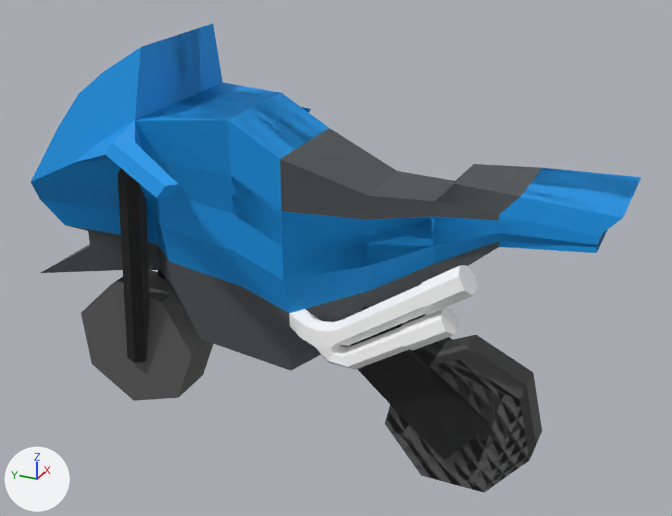
Renders of the FBX model Assets/3DModels/Vehicles/motorbike.fbx from each side of a commit.
Camera for both pictures: a 50 mm lens placed at (-2.72, -0.91, 2.27), pointed at (0.32, 0.46, 0.75). Lighting does not change. The marker at lower left points along +X, +Y and +Z. Where no turn or scale is listed for an object, it has been applied to the vertices. Vertices at the same position are counted once.
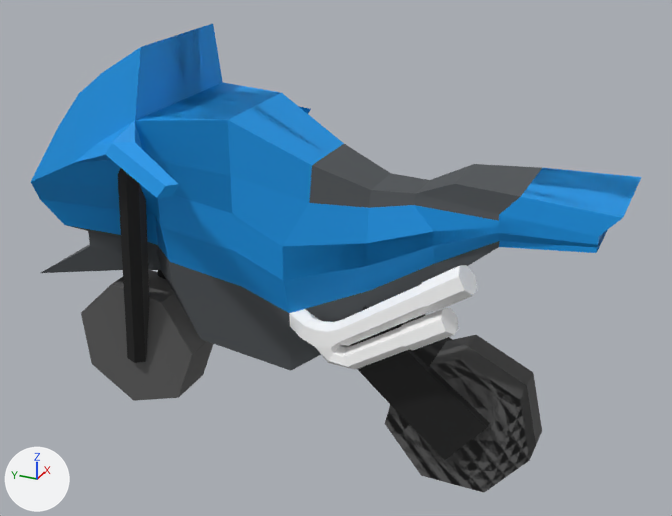
Commit message: update motorbike

The change in detail:
me_cylinder_004 is used by ob_cylinder_003; location (0.1, 0.801, 0.261).
me_cylinder_004 had 553 vertices, 494 faces and spanned x -0.37..0.71, y -1.42..0.98, z 0.07..1.32.
me_cylinder_004 now has 541 vertices, 480 faces and spans x -0.37..0.71, y -1.42..0.98, z 0.07..1.32.
Part 1, on me_cylinder_004:
29 vertices are removed from x -0.04..0.38, y -0.85..-0.04, z 0.72..0.96.
52 faces are deleted.
10 vertices move from x -0.04..0.38, y -0.79..-0.24, z 0.76..0.96 to x 0.0..0.34, y -0.7..-0.33, z 0.79..0.93.
17 vertices are added at x 0.03..0.31, y -0.7..-0.33, z 0.85..0.93.
26 new faces join them, mat_bottom_color (dark grey #4d5255).
12 new faces join them, mat_main_color (blue #0095e7).

Boxes [x1, y1, x2, y2] around the edits, measured in the pictures (672 x 516 px; the box of a moved part takes in the faces that stretch with it):
part 1 of me_cylinder_004, moved or reshaped: [228, 93, 520, 246] in both
